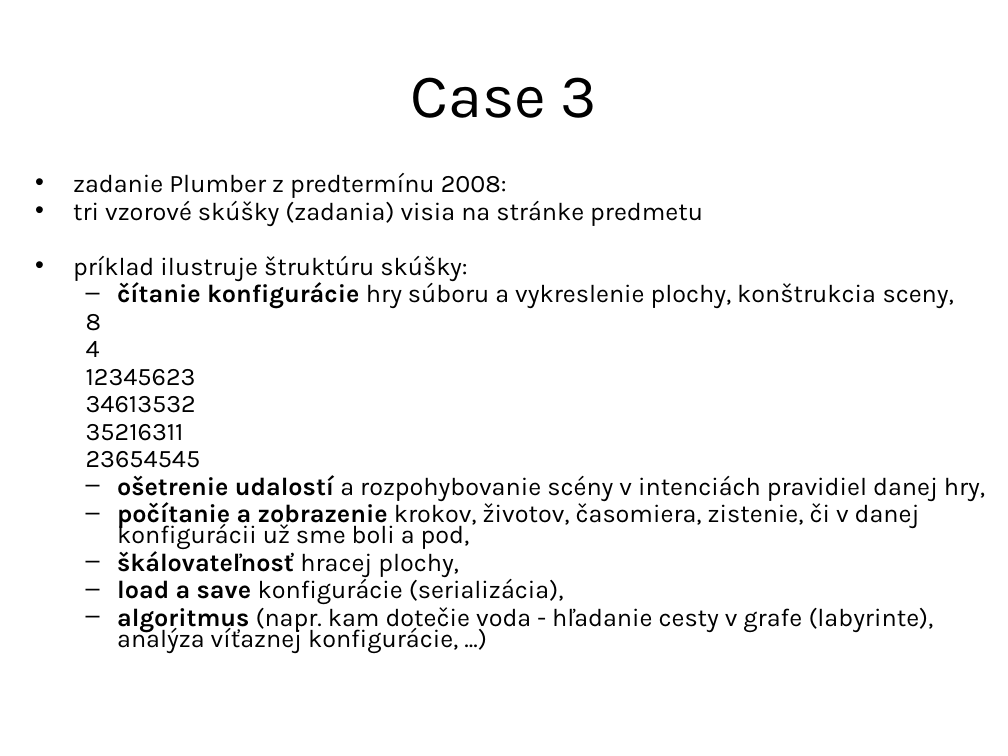
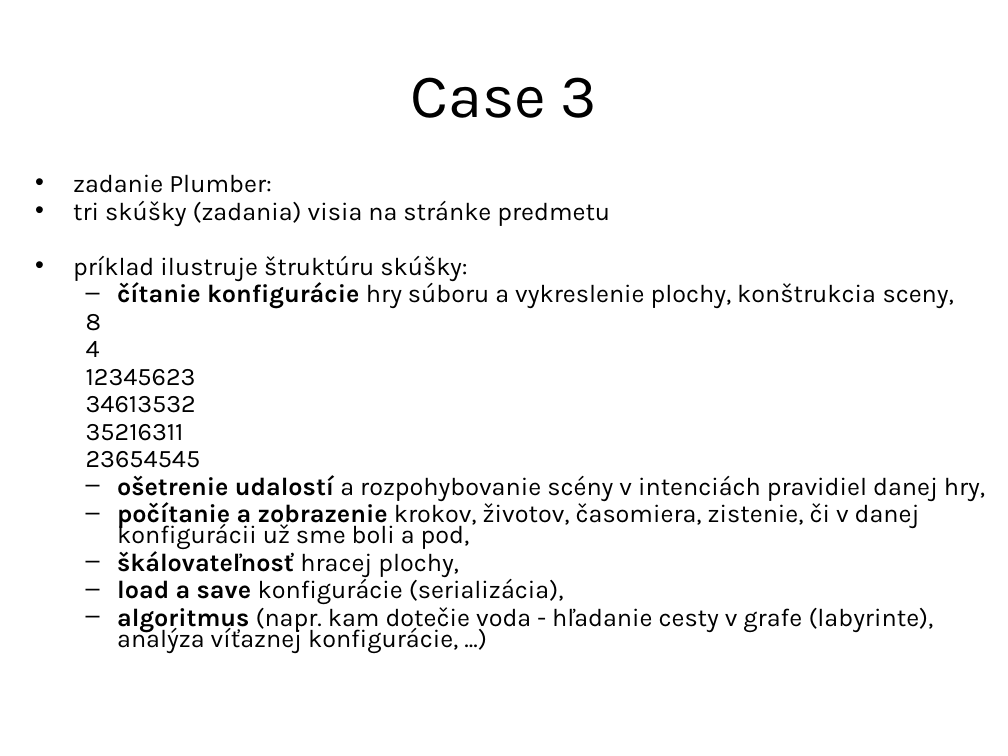
Before and after one commit to Programovanie4/Prednasky, a slide deck: slide 28 of 12/12_java.ppt (slide 29 before the commit). Drawn at 1008x756 pixels with LibreOffice and Linux fonts; fonts in the diff are those of the drawing. Boxes give left, top, right and bottom in pixels: in the first picture for what was removed or moved away, otherwise in the second. Text is boxed around its words. In the diff, an @@ line names an element or a change of style, - is before the commit and + after.

```diff
--- a/12/12_java.ppt
+++ b/12/12_java.ppt
@@ text at (73, 174, 610, 226): text changed @@
-• zadanie Plumber z predtermínu 2008:
-• tri vzorové skúšky (zadania) visia na stránke predmetu
+• zadanie Plumber:
+• tri skúšky (zadania) visia na stránke predmetu
```
Also in this commit, not shown: 8 other slides changed, 1 slide removed, 3 other files.
